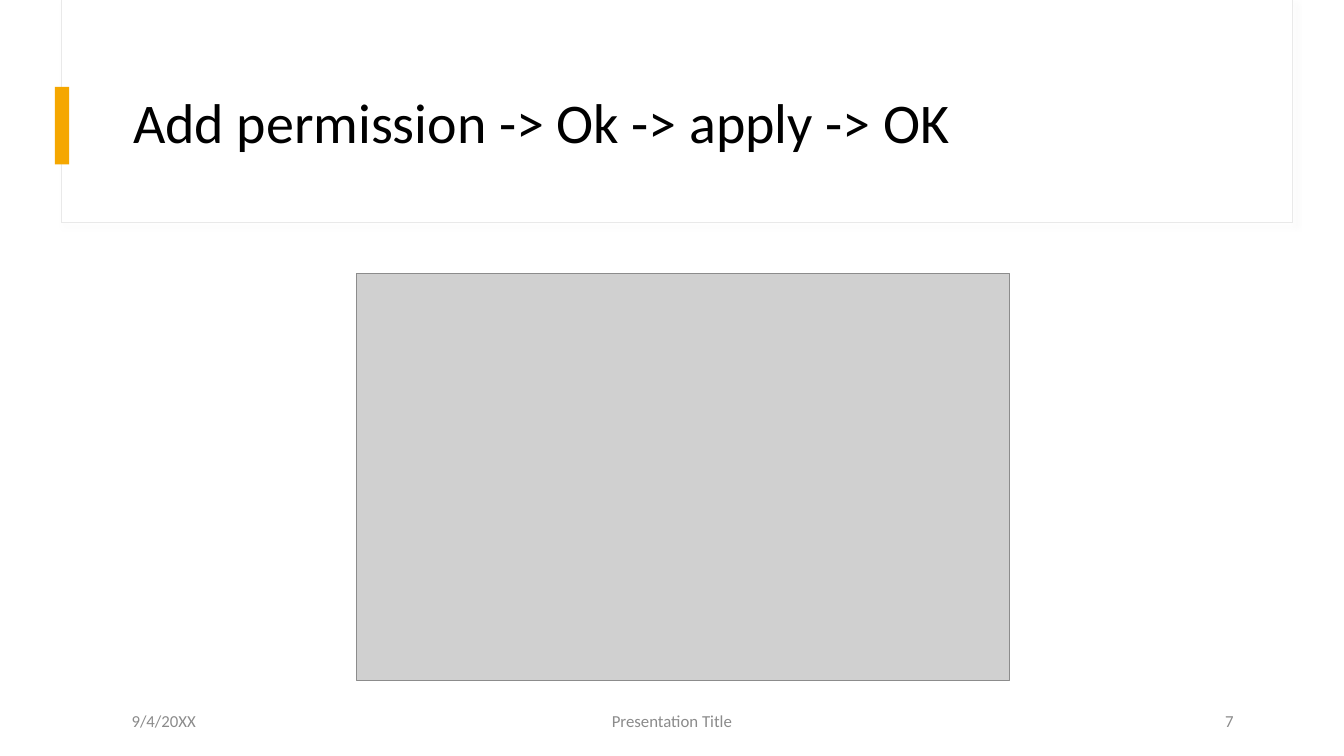
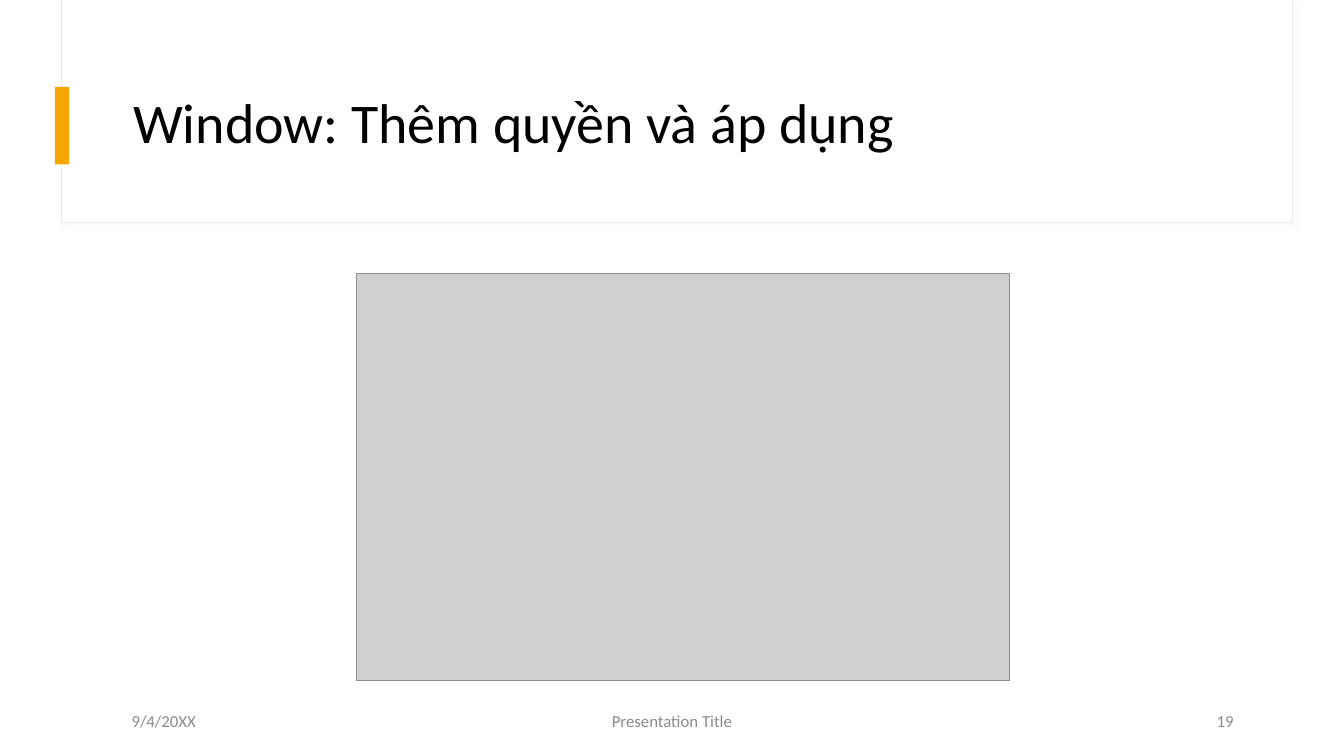
Before and after one commit to uzuhinta/aws_learning-resource, a slide deck: slide 19 of doc/EC2.pptx (slide 7 before the commit). Drawn at 1344x756 pixels with LibreOffice and Linux fonts; fonts in the diff are those of the drawing; grey boxes stand for pictures. Boxes give left, top, right and bottom in pixels: in the first picture for what was removed or moved away, otherwise in the second. Text is boxed around its words. In the diff, an @@ line names an element or a change of style, - is before the commit and + after.

```diff
--- a/doc/EC2.pptx
+++ b/doc/EC2.pptx
@@ title at <box>133,101,893,153</box>: text changed @@
-Add permission -> Ok -> apply -> OK
+Window: Thêm quyền và áp dụng
@@ page number at <box>1217,716,1234,727</box>: text changed @@
-7
+19
```
Also in this commit, not shown: 5 other slides changed, 16 slides added, 3 slides removed, 5 other files.
